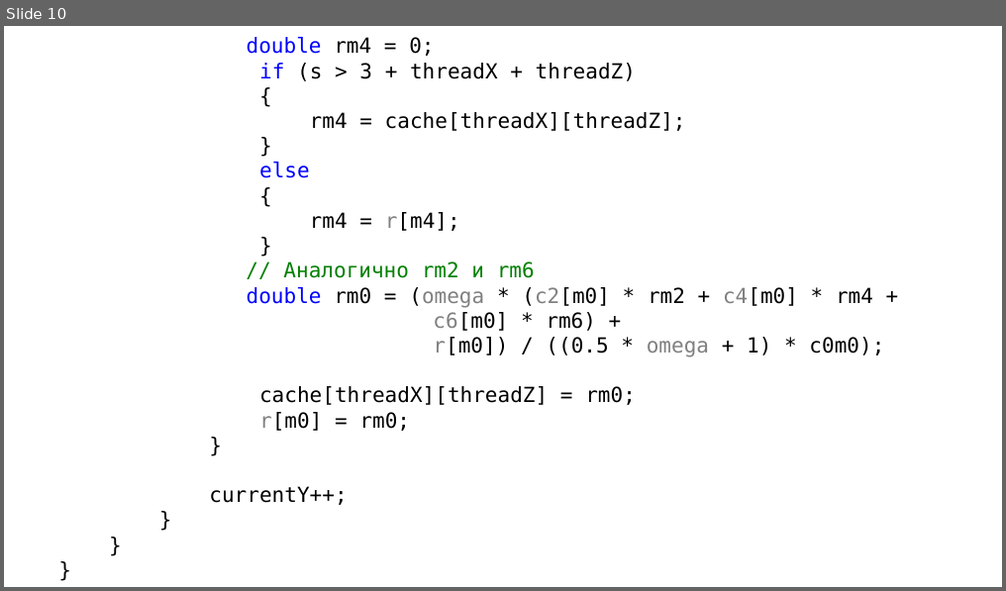
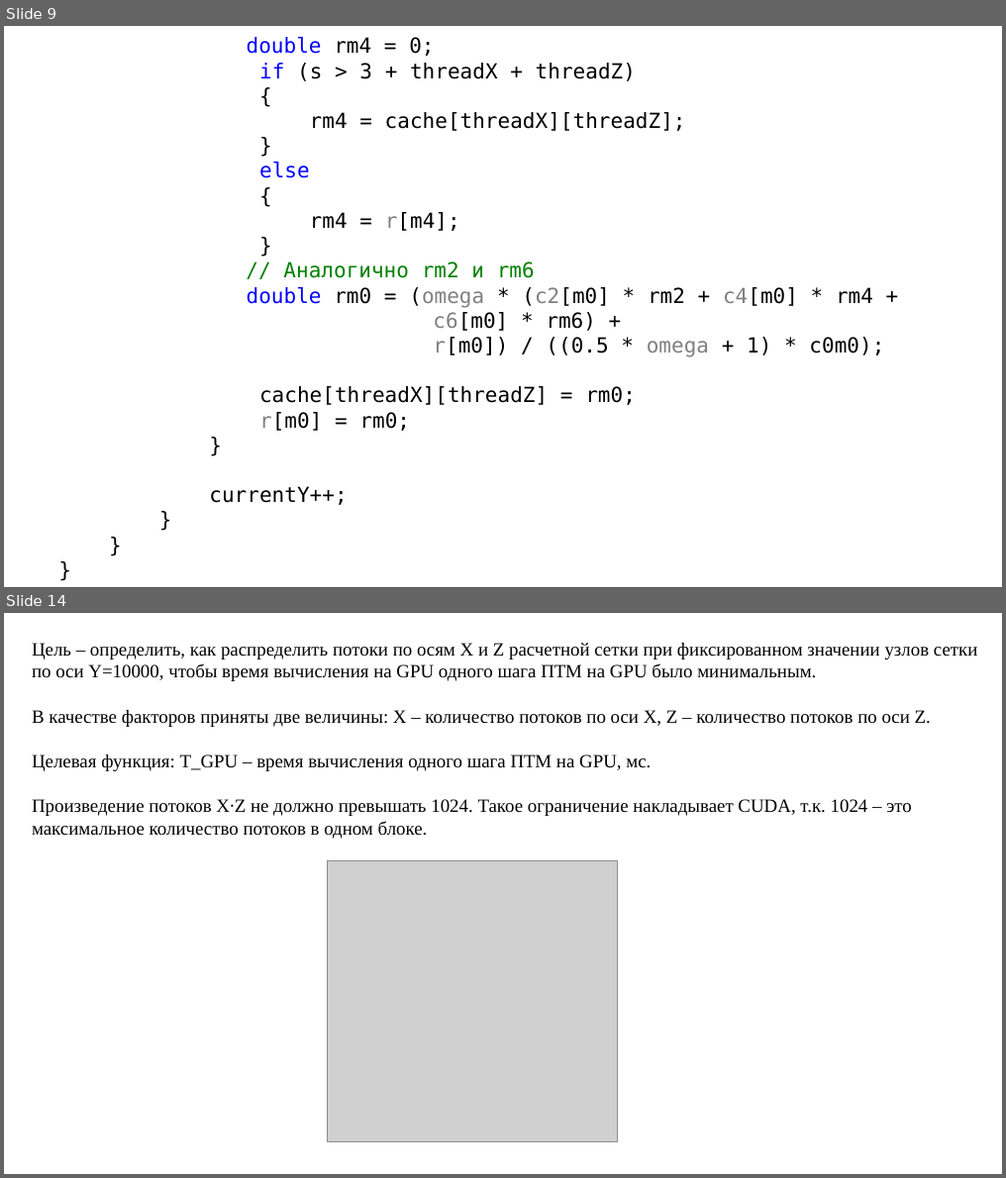
Before and after one commit to LitvinovVN/CudaLearning, a slide deck: _09_PtmConvTest/ptm conveyor.pptx. Shown one above the other, each under a label of ours: slide 10 before the commit, slides 9 and 14 after it; the slides between them are not shown. The pictures are 1006x591 and 1006x1178 pixels, drawn with LibreOffice and Linux fonts; fonts in the diff are those of the drawing; grey boxes stand for pictures. Boxes give left, top, right and bottom in pixels: in the first picture for what was removed or moved away, otherwise in the second. Text is boxed around its words. In the diff, an @@ line names an element or a change of style, - is before the commit and + after.

```diff
--- a/_09_PtmConvTest/ptm conveyor.pptx
+++ b/_09_PtmConvTest/ptm conveyor.pptx
@@ slide 14 added at <box>4,613,1002,1174</box>, background #FFFFFF @@
@@ title added at <box>32,643,977,839</box>, 18 pt, text #000000 @@
+Цель – определить, как распределить потоки по осям X и Z расчетной сетки при фиксированном значении узлов сетки по оси Y=10000, чтобы время вычисления на GPU одного шага ПТМ на GPU было минимальным.
+В качестве факторов приняты две величины: X – количество потоков по оси X, Z – количество потоков по оси Z.
+Целевая функция: T_GPU – время вычисления одного шага ПТМ на GPU, мс.
+Произведение потоков X∙Z не должно превышать 1024. Такое ограничение накладывает CUDA, т.к. 1024 – это максимальное количество потоков в одном блоке.
@@ picture added at <box>328,861,617,1143</box> @@
@@ what was slide 10 is now slide 9 @@
```
Also in this commit, not shown: 2 slides changed, 2 other slides added, 1 other file.
